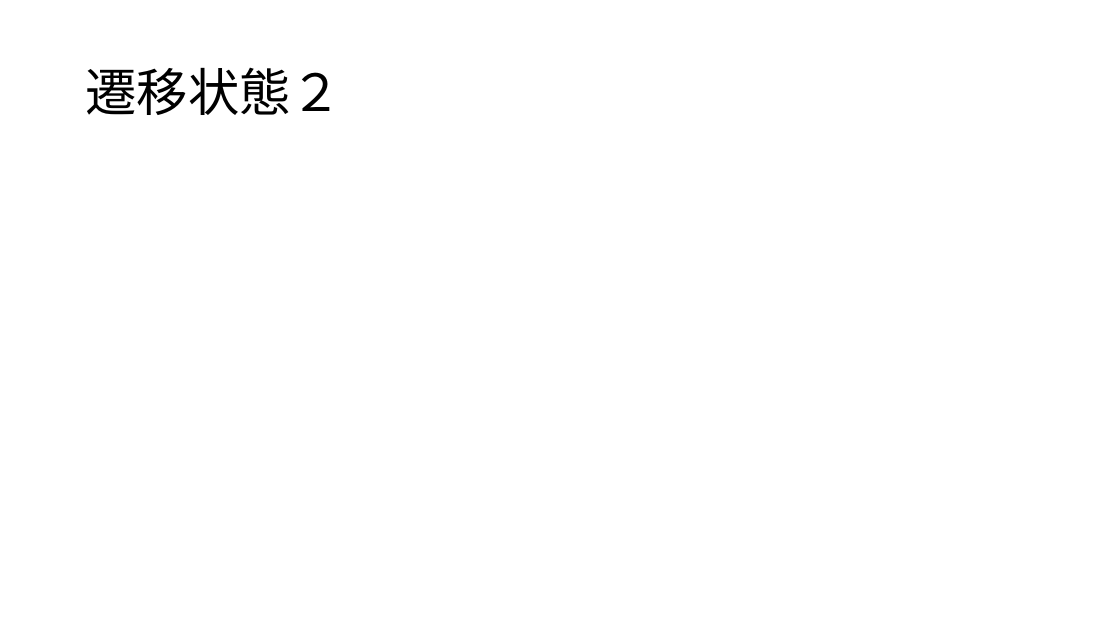
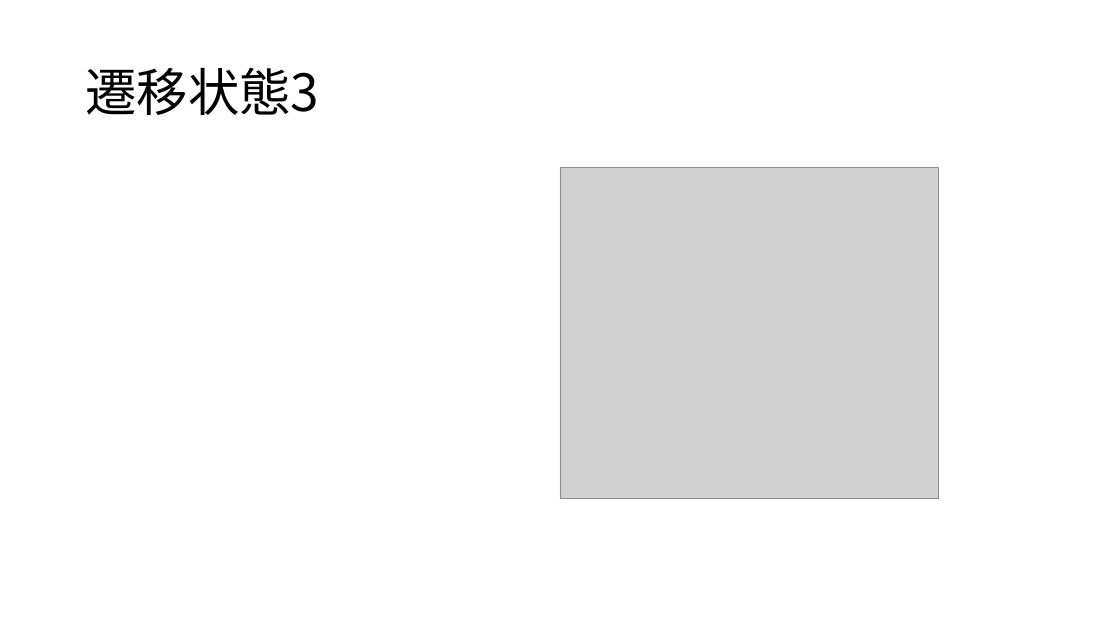
Before and after one commit to tabiseal/Qpcdata, a slide deck: slide 21 of 20230623pre.pptx (slide 20 before the commit). Drawn at 1120x630 pixels with LibreOffice and Linux fonts; fonts in the diff are those of the drawing; grey boxes stand for pictures. Boxes give left, top, right and bottom in pixels: in the first picture for what was removed or moved away, otherwise in the second. Text is boxed around its words. In the diff, an @@ line names an element or a change of style, - is before the commit and + after.

```diff
--- a/20230623pre.pptx
+++ b/20230623pre.pptx
@@ title at (85,67,319,115): text changed @@
-遷移状態２
+遷移状態3
@@ picture added at (560,168,939,499) @@
```
Also in this commit, not shown: 12 other slides changed, 8 slides added, 9 slides removed.
